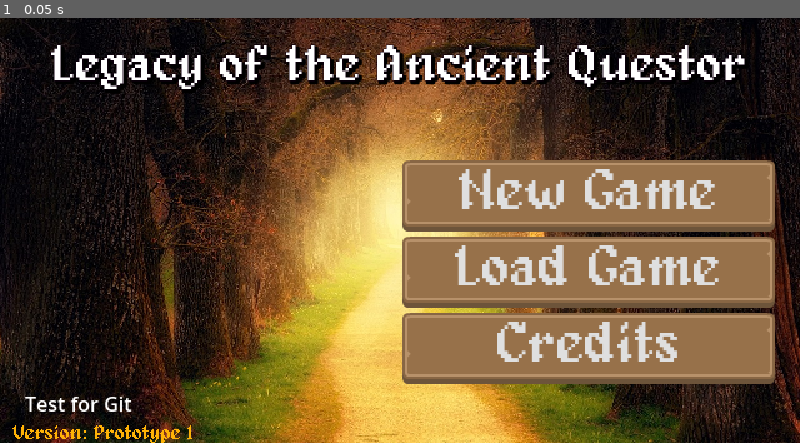
Above: before the commit, frame 1.
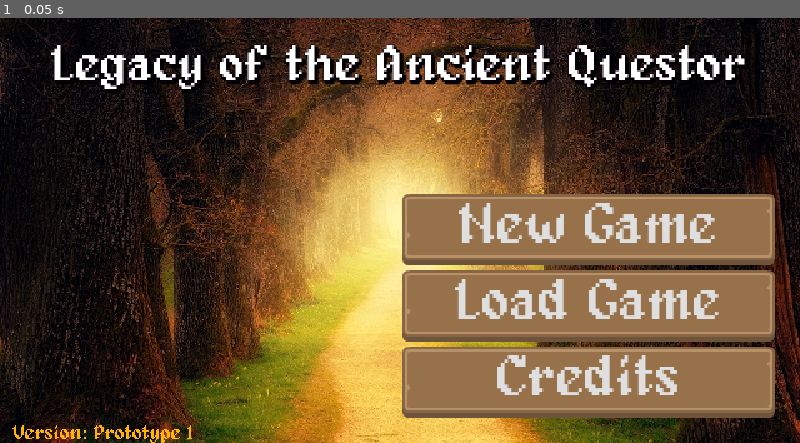
Above: after the commit, the same moment.

Repository: W3bbey/GodotLearning
Game: Godot game, scene res://scenes/UI/title_screen.tscn
Same seed, same stepped clock (60 frames per second), same inputs: the game is played once before the commit and once after it.
Inputs:
- Up to frame 1 (0.05 s): no input

The runs differ from the first frame. In frame 1, 18% of the frame differs, in the area x 3-97%, y 33-95%.

Commit message:
Added: new loading screen

Diff:
--- /dev/null
+++ b/scenes/UI/loading_screen.tscn
@@ -0,0 +1,51 @@
+[gd_scene format=3 uid="uid://tkky47l3ntjq"]
+
+[ext_resource type="Theme" uid="uid://da3i6nf2tt6sk" path="res://themes/default_theme.tres" id="1_35dpi"]
+[ext_resource type="Texture2D" uid="uid://6he5jegxnnj8" path="res://gfx/ui/loading_frame.png" id="2_2t34d"]
+[ext_resource type="Texture2D" uid="uid://tysw4gcel7bx" path="res://gfx/ui/loading_bar.png" id="3_85qbq"]
+
+[node name="Control" type="Control" unique_id=925414148]
+layout_mode = 3
+anchors_preset = 15
+anchor_right = 1.0
+anchor_bottom = 1.0
+grow_horizontal = 2
+grow_vertical = 2
+
+[node name="Background" type="ColorRect" parent="." unique_id=592707299]
+layout_mode = 1
+anchors_preset = 15
+anchor_right = 1.0
+anchor_bottom = 1.0
+grow_horizontal = 2
+grow_vertical = 2
+color = Color(0.11119685, 0.11119684, 0.11119684, 1)
+
+[node name="CenterContainer" type="CenterContainer" parent="." unique_id=874580652]
+layout_mode = 1
+anchors_preset = 15
+anchor_right = 1.0
+anchor_bottom = 1.0
+grow_horizontal = 2
+grow_vertical = 2
+
+[node name="VBoxContainer" type="VBoxContainer" parent="CenterContainer" unique_id=1242724634]
+layout_mode = 2
+
+[node name="Label" type="Label" parent="CenterContainer/VBoxContainer" unique_id=1686318475]
+layout_mode = 2
+theme = ExtResource("1_35dpi")
+theme_override_font_sizes/font_size = 35
+text = "Loading..."
+horizontal_alignment = 1
+
+[node name="TextureProgressBar" type="TextureProgressBar" parent="CenterContainer/VBoxContainer" unique_id=44664153]
+custom_minimum_size = Vector2(200, 25)
+layout_mode = 2
+nine_patch_stretch = true
+stretch_margin_left = 1
+stretch_margin_top = 1
+stretch_margin_right = 1
+stretch_margin_bottom = 1
+texture_over = ExtResource("2_2t34d")
+texture_progress = ExtResource("3_85qbq")
--- a/scenes/UI/title_screen.tscn
+++ b/scenes/UI/title_screen.tscn
@@ -95,10 +95,6 @@
 theme_override_font_sizes/font_size = 45
 text = "Credits"
 
-[node name="TestingForGit" type="Label" parent="Content/VBoxContainer" unique_id=1862220625]
-layout_mode = 2
-text = "Test for Git"
-
 [node name="Version" type="Label" parent="." unique_id=977130045]
 layout_mode = 1
 anchors_preset = 2
--- a/themes/default_theme.tres
+++ b/themes/default_theme.tres
@@ -25,6 +25,7 @@
 region_rect = Rect2(0, 0, 45, 45)
 
 [resource]
+default_font = ExtResource("1_het5a")
 Button/fonts/font = ExtResource("1_het5a")
 Button/styles/hover = SubResource("StyleBoxTexture_fx2g0")
 Button/styles/normal = SubResource("StyleBoxTexture_fx2g0")
Binary file added: gfx/ui/loading_bar.png
Not shown, added: gfx/ui/loading_bar.png.import
Binary file added: gfx/ui/loading_frame.png
Not shown, added: gfx/ui/loading_frame.png.import
